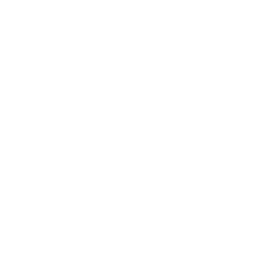
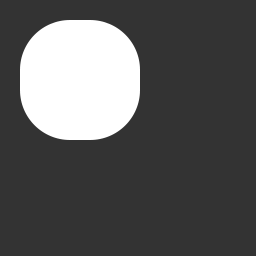
Comparing the layer stacks of the two w=256, h=256 images. Changes:
added group "UITK_Simple_Rectangle_r50" with 1 layers above "UITK_Simple_Rectangle_r25" over [20, 20, 140, 140]
added layer "Rectangle 1" (1st of 17, in "UITK_Simple_Rectangle_r50") in group "UITK_Simple_Rectangle_r50" over [20, 20, 140, 140]
added layer "background" over [0, 0, 256, 256]
